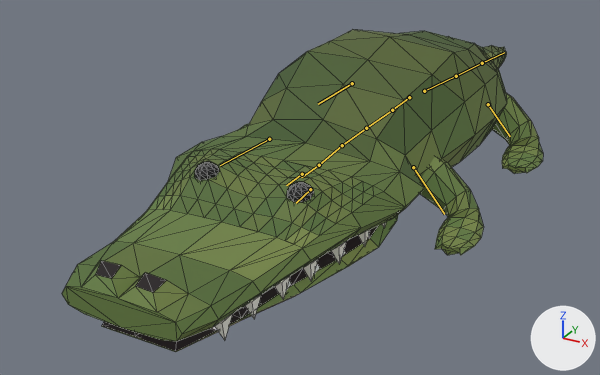
The glTF model models/Croc_Boss.glb: old version first, new version second.
The view is the same before and after, from a camera (50 mm lens) standing at (9.8, -23.5, 10.0) and looking at (-2.0, -2.1, -0.7). The lights are fixed; the arrows at lower right show +X, +Y and +Z. The older version comes first. The bones that bend it are drawn over the model as lines. Mesh edges are drawn as thin lines.

In view in the first picture: 'CrocBoss'.
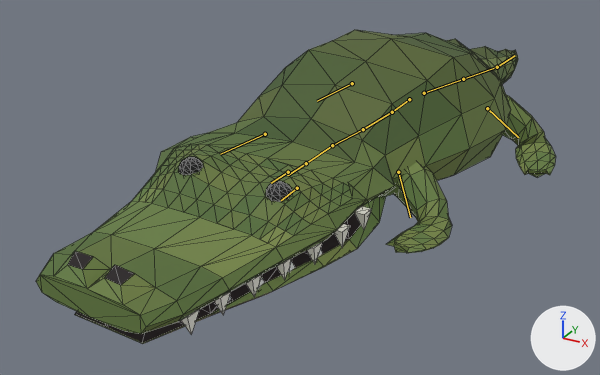
The newer file adds an action. The first version stands in its rest pose; the second is drawn at frame 17 of the action 'Walk'.

Edits to the bpy script that builds the scene:
```text
Change bone_root:
    where bone_root = bpy.data.objects['CrocArm'].pose.bones['root']
    bone_root.location: (0.0, 0.0, 0.0) -> (0.0, 0.0, -0.06)
    bone_root.rotation_quaternion: (1.0, 0.0, 0.0, 0.0) -> (-1.0, 0.0, 0.015, 0.0)  # degrees (0, 0, 0) -> degrees (0, -2, 0)
Change bone_spine01:
    where bone_spine01 = bpy.data.objects['CrocArm'].pose.bones['spine01']  # child of 'root'
    bone_spine01.rotation_quaternion: (1.0, 0.0, 0.0, 0.0) -> (1.0, 0.0, 0.0, -0.03)  # degrees (0, 0, 0) -> degrees (0, 0, -3)
Change bone_spine02:
    where bone_spine02 = bpy.data.objects['CrocArm'].pose.bones['spine02']  # child of 'spine01'
    bone_spine02.rotation_quaternion: (1.0, 0.0, 0.0, 0.0) -> (1.0, 0.0, 0.0, -0.025)  # degrees (0, 0, 0) -> degrees (0, 0, -3)
Change bone_spine03:
    where bone_spine03 = bpy.data.objects['CrocArm'].pose.bones['spine03']  # child of 'spine02'
    bone_spine03.rotation_quaternion: (1.0, 0.0, 0.0, 0.0) -> (1.0, 0.0, 0.0, -0.015)  # degrees (0, 0, 0) -> degrees (0, 0, -2)
Change bone_neck:
    where bone_neck = bpy.data.objects['CrocArm'].pose.bones['neck']  # child of 'spine03'
    bone_neck.rotation_quaternion: (1.0, 0.0, 0.0, 0.0) -> (1.0, 0.0, 0.0, 0.03)  # degrees (0, 0, 0) -> degrees (0, 0, 3)
Change bone_head:
    where bone_head = bpy.data.objects['CrocArm'].pose.bones['head']  # child of 'neck'
    bone_head.rotation_quaternion: (1.0, 0.0, 0.0, 0.0) -> (-1.0, 0.0, 0.0, -0.015)  # degrees (0, 0, 0) -> degrees (0, 0, 2)
Change bone_legfr:
    where bone_legfr = bpy.data.objects['CrocArm'].pose.bones['legFR']  # child of 'spine02'
    bone_legfr.rotation_quaternion: (1.0, 0.0, 0.0, 0.0) -> (0.993, -0.05, 0.005, -0.11)  # degrees (0, 0, 0) -> degrees (-6, 0, -13)
Change bone_legfl:
    where bone_legfl = bpy.data.objects['CrocArm'].pose.bones['legFL']  # child of 'spine02'
    bone_legfl.rotation_quaternion: (1.0, 0.0, 0.0, 0.0) -> (0.992, 0.07, -0.008, -0.11)  # degrees (0, 0, 0) -> degrees (8, 0, -13)
Change bone_tail01:
    where bone_tail01 = bpy.data.objects['CrocArm'].pose.bones['tail01']  # child of 'root'
    bone_tail01.rotation_quaternion: (1.0, 0.0, 0.0, 0.0) -> (0.999, 0.0, 0.0, -0.05)  # degrees (0, 0, 0) -> degrees (0, 0, -6)
Change bone_tail03:
    where bone_tail03 = bpy.data.objects['CrocArm'].pose.bones['tail03']  # child of 'tail02'
    bone_tail03.rotation_quaternion: (1.0, 0.0, 0.0, 0.0) -> (0.998, 0.0, 0.0, 0.07)  # degrees (0, 0, 0) -> degrees (0, 0, 8)
Change bone_legrr:
    where bone_legrr = bpy.data.objects['CrocArm'].pose.bones['legRR']  # child of 'root'
    bone_legrr.rotation_quaternion: (1.0, 0.0, 0.0, 0.0) -> (0.985, 0.134, 0.015, 0.109)  # degrees (0, 0, 0) -> degrees (15, 0, 13)
Change bone_legrl:
    where bone_legrl = bpy.data.objects['CrocArm'].pose.bones['legRL']  # child of 'root'
    bone_legrl.rotation_quaternion: (1.0, 0.0, 0.0, 0.0) -> (0.993, -0.05, -0.005, 0.11)  # degrees (0, 0, 0) -> degrees (-6, 0, 13)
```

What differs and where, as boxes (x1, y1, x2, y2) in the pictures (600 x 375 px):
'CrocBoss', posed (8% wider)
    before: (62, 30, 543, 352)
    after: (36, 30, 556, 344)
bone 'root', root to tip
    before: (409, 97) to (393, 109)
    after: (409, 99) to (393, 111)
bone 'spine01', root to tip
    before: (392, 110) to (366, 128)
    after: (392, 112) to (363, 129)
bone 'spine02', root to tip
    before: (366, 128) to (342, 145)
    after: (363, 129) to (332, 145)
bone 'spine03', root to tip
    before: (342, 145) to (319, 165)
    after: (332, 145) to (306, 163)
bone 'neck', root to tip
    before: (319, 165) to (301, 177)
    after: (306, 163) to (287, 175)
bone 'head', root to tip
    before: (302, 174) to (286, 185)
    after: (288, 172) to (271, 183)
bone 'legFR', root to tip
    before: (413, 167) to (444, 214)
    after: (398, 172) to (410, 217)
bone 'legFL', root to tip
    before: (269, 139) to (220, 165)
    after: (265, 134) to (220, 154)
bone 'tail01', root to tip
    before: (424, 91) to (456, 76)
    after: (424, 93) to (463, 79)
bone 'tail03', root to tip
    before: (482, 63) to (504, 52)
    after: (497, 67) to (515, 55)
bone 'legRR', root to tip
    before: (488, 104) to (510, 136)
    after: (487, 108) to (518, 137)
bone 'legRL', root to tip
    before: (352, 83) to (318, 104)
    after: (352, 83) to (317, 101)
